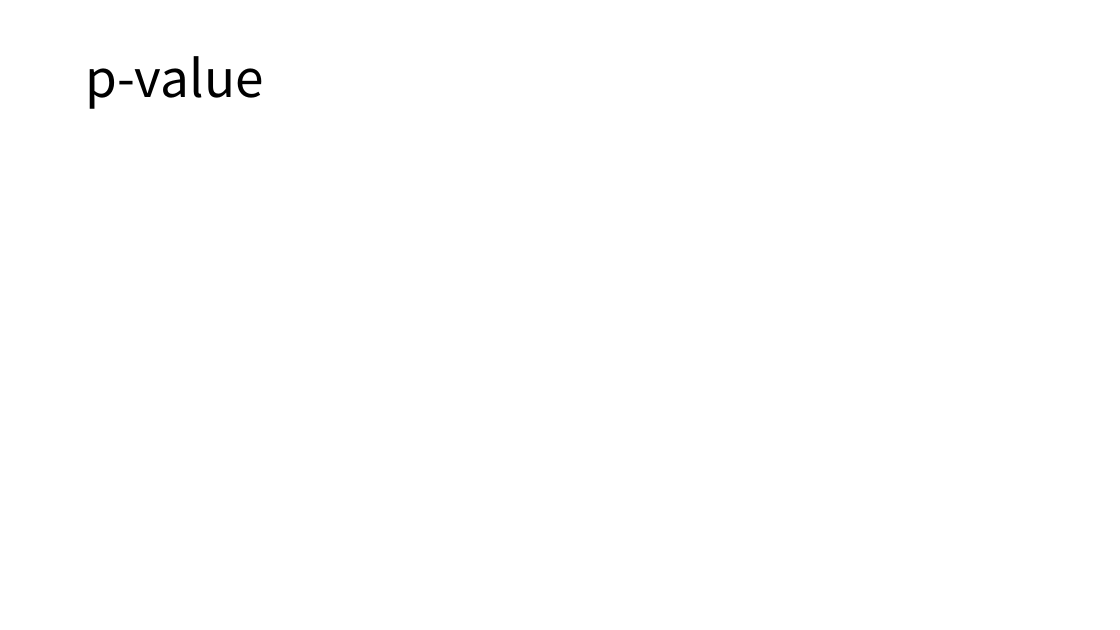
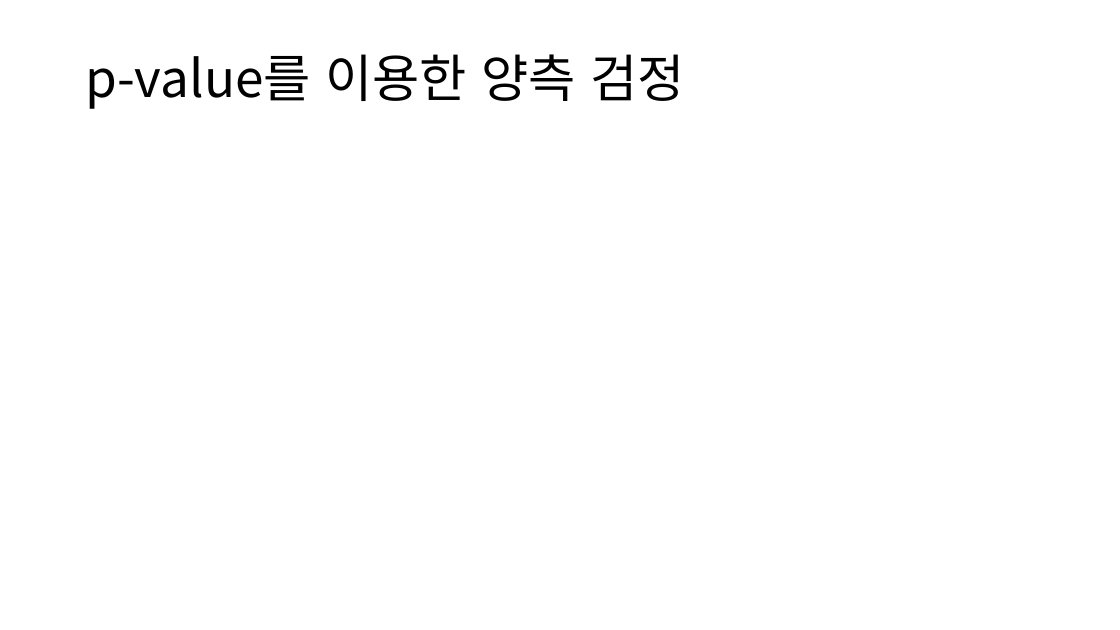
Before and after one commit to ksublee/SPuP, a slide deck: slide 12 of ppt/Python_10_가설 검정과 통계적 추론.pptx. Drawn at 1120x630 pixels with LibreOffice and Linux fonts; fonts in the diff are those of the drawing; grey boxes stand for pictures. Boxes give left, top, right and bottom in pixels: in the first picture for what was removed or moved away, otherwise in the second. Text is boxed around its words. In the diff, an @@ line names an element or a change of style, - is before the commit and + after.

```diff
--- a/ppt/Python_10_가설 검정과 통계적 추론.pptx
+++ b/ppt/Python_10_가설 검정과 통계적 추론.pptx
@@ title at box(85, 54, 684, 109): text changed @@
-p-value
+p-value를 이용한 양측 검정
```
Also in this commit, not shown: 3 other slides changed.
